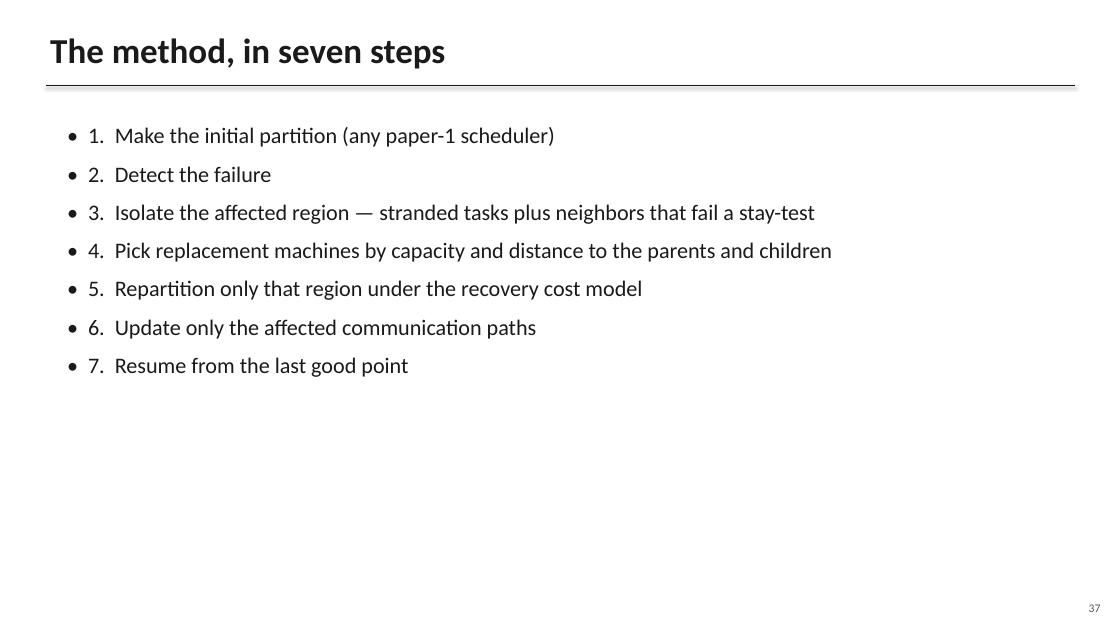
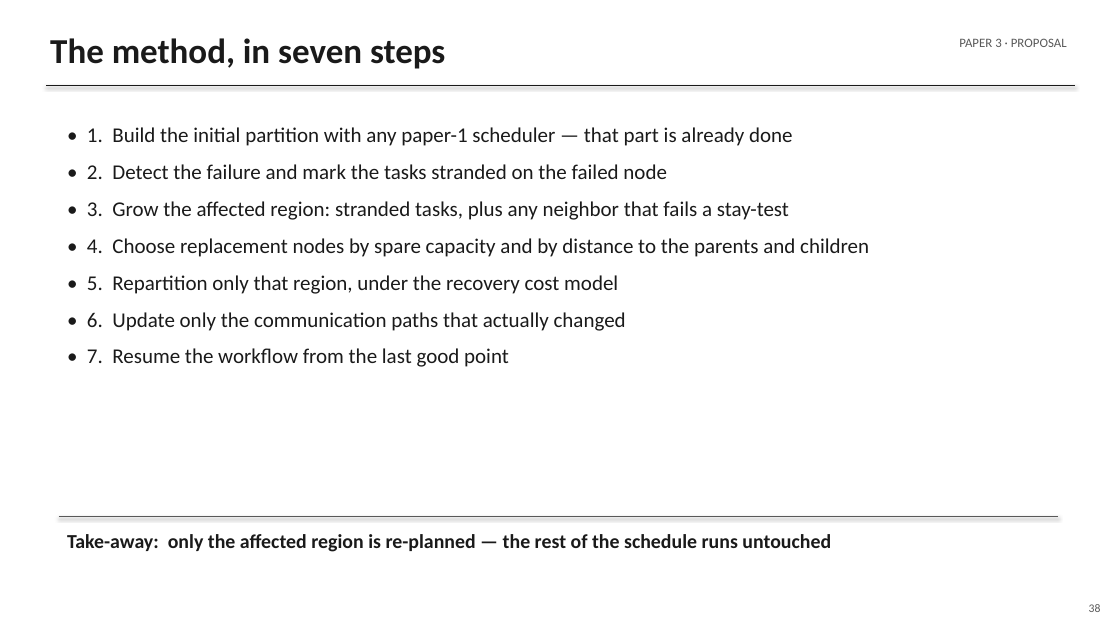
Before and after one commit to gayanigupta/data-aware-scheduling, a slide deck: slide 38 of slides/data-aware-scheduling.pptx (slide 37 before the commit). Drawn at 1120x630 pixels with LibreOffice and Linux fonts; fonts in the diff are those of the drawing. Boxes give left, top, right and bottom in pixels: in the first picture for what was removed or moved away, otherwise in the second. Text is boxed around its words. In the diff, an @@ line names an element or a change of style, - is before the commit and + after.

Commit message:
Restructure proposal deck to proposal-defense organization
- Numbered sections (1-7) with a running section tag on every
  slide so the structure is always visible
- New "Inputs and decisions" slide: a table stating which
  symbols are fixed inputs and which two are decided,
  mirroring the paper abstract
- Failure->repair flow diagram on the Paper 3 scenario slide
- Take-away lines on every experimental and key content slide
- Rewrote method-steps, hypotheses, risks, and conclusion
  slides into complete plain sentences

```diff
--- a/slides/data-aware-scheduling.pptx
+++ b/slides/data-aware-scheduling.pptx
@@ text added at (959,38,1067,47), 11 pt, text #595959 @@
+PAPER 3 · PROPOSAL
@@ text at (87,127,869,367): text changed; size 19 to 18 pt @@
-• 1. Make the initial partition (any paper-1 scheduler)
-• 2. Detect the failure
-• 3. Isolate the affected region — stranded tasks plus neighbors that fail a stay-test
-• 4. Pick replacement machines by capacity and distance to the parents and children
-• 5. Repartition only that region under the recovery cost model
-• 6. Update only the affected communication paths
-• 7. Resume from the last good point
+• 1. Build the initial partition with any paper-1 scheduler — that part is already done
+• 2. Detect the failure and mark the tasks stranded on the failed node
+• 3. Grow the affected region: stranded tasks, plus any neighbor that fails a stay-test
+• 4. Choose replacement nodes by spare capacity and by distance to the parents and children
+• 5. Repartition only that region, under the recovery cost model
+• 6. Update only the communication paths that actually changed
+• 7. Resume the workflow from the last good point
@@ line added from (59, 517) to (1059, 517), #595959 0.75 pt @@
@@ text added at (67,534,831,552), 17 pt, text #1A1A1A, bold @@
+Take-away: only the affected region is re-planned — the rest of the schedule runs untouched
@@ text at (1089,604,1101,612): text changed @@
-37
+38
```
Also in this commit, not shown: 45 other slides changed, 1 slide added, 1 other file.
